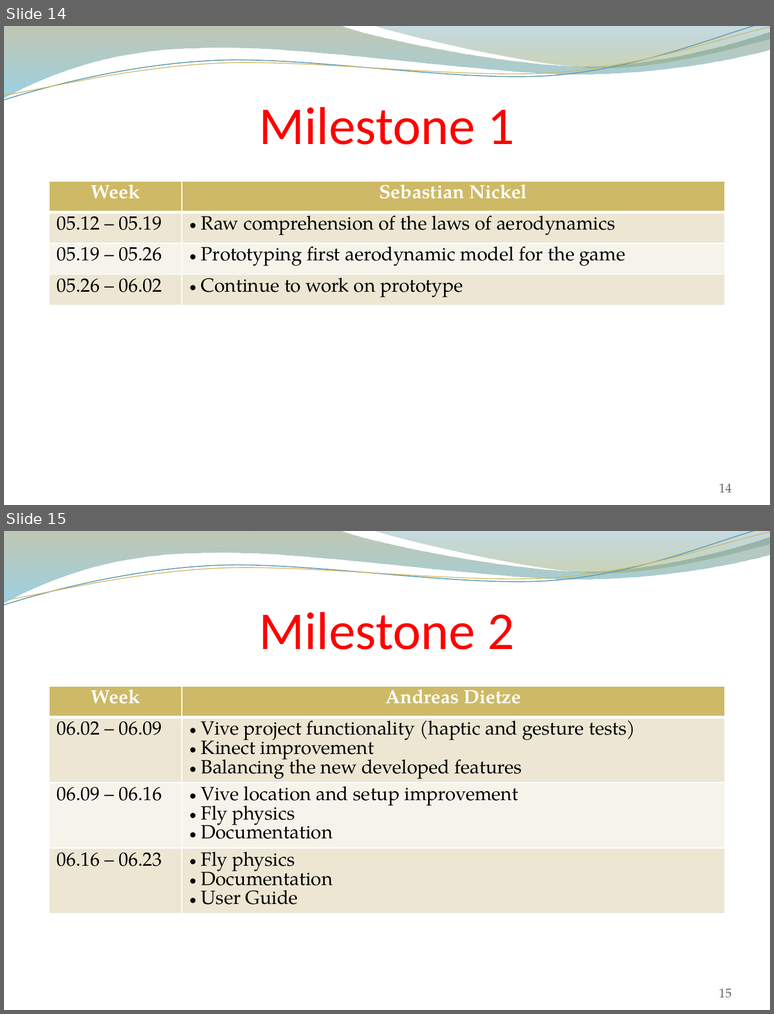
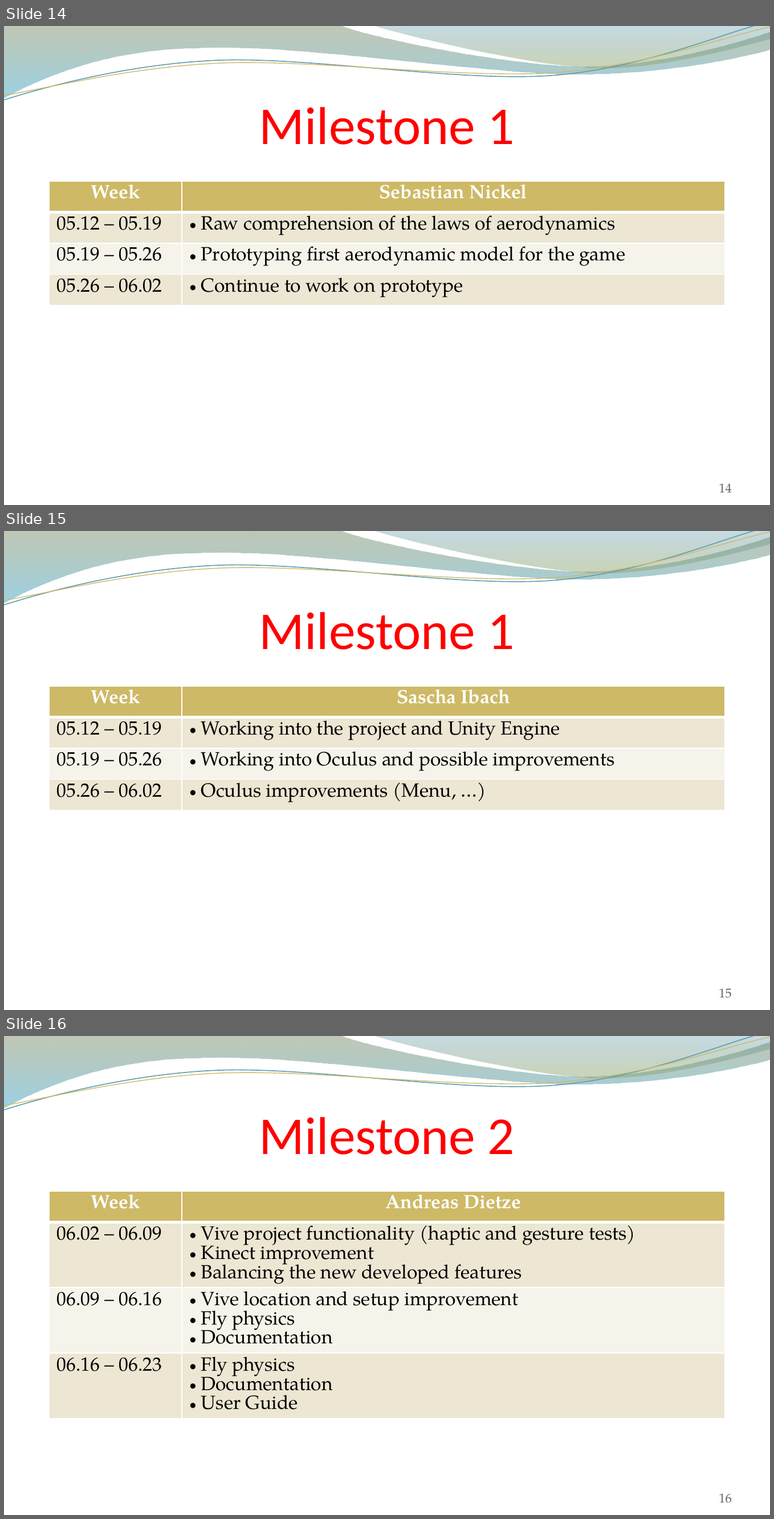
Before and after one commit to andreasdietze/Rift-WingsuitV2, a slide deck: Präsentationen/Projektpräsentation/Project proposal Rift Wingsuit V2.pptx. Shown one above the other, each under a label of ours: slides 14 and 15 before the commit, slides 14, 15 and 16 after it. The pictures are 774x1014 and 774x1519 pixels, drawn with LibreOffice and Linux fonts; fonts in the diff are those of the drawing; background and template pictures are left out. Boxes give left, top, right and bottom in pixels: in the first picture for what was removed or moved away, otherwise in the second. Text is boxed around its words. In the diff, an @@ line names an element or a change of style, - is before the commit and + after.

Commit message:
Milestones for Sascha Ibach

```diff
--- a/Präsentationen/Projektpräsentation/Project proposal Rift Wingsuit V2.pptx
+++ b/Präsentationen/Projektpräsentation/Project proposal Rift Wingsuit V2.pptx
@@ slide 15 added at [4, 531, 770, 1010], background picture (left out); not listed: 4 template elements that a slide beside it also shows @@
@@ title added at [259, 612, 514, 650], 50 pt, text #FF0000 @@
+Milestone 1
@@ table added at [49, 685, 725, 810], 4 rows, 2 columns @@
+Week | Sascha Ibach
+05.12 – 05.19 | Working into the project and Unity Engine
+05.19 – 05.26 | Working into Oculus and possible improvements
+05.26 – 06.02 | Oculus improvements (Menu, …)
@@ page number added at [719, 988, 731, 998], 12 pt, text #646268 @@
+15
@@ what was slide 15 is now slide 16 @@
@@ page number at [719, 1493, 731, 1503]: text changed @@
-15
+16
```
Also in this commit, not shown: 1 slide changed, 2 other slides added.
